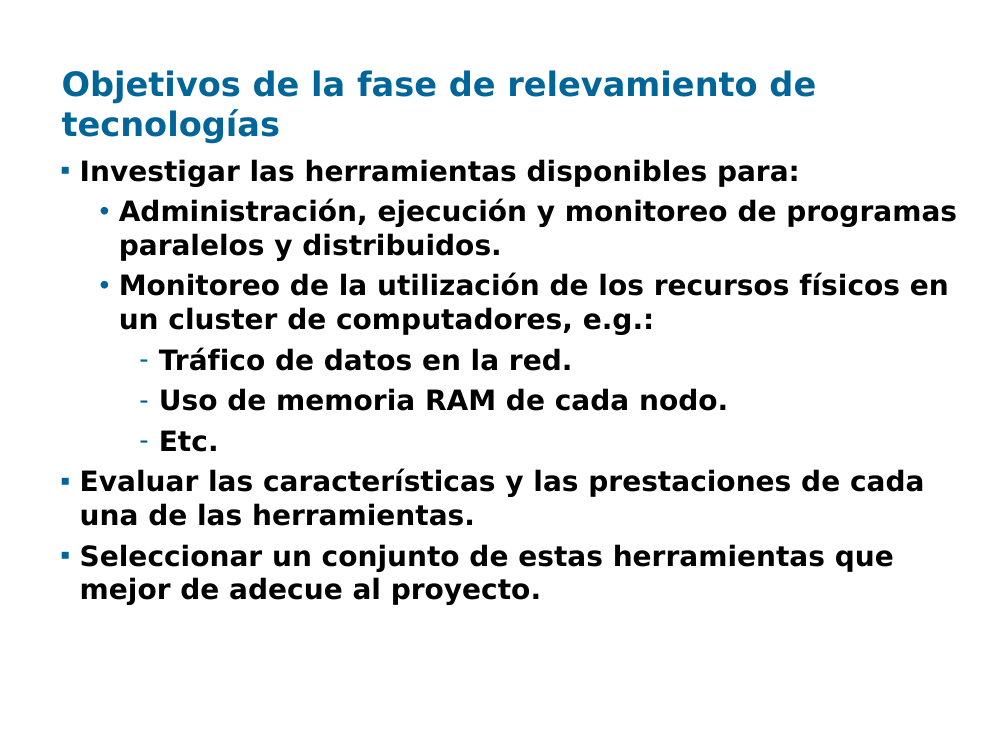
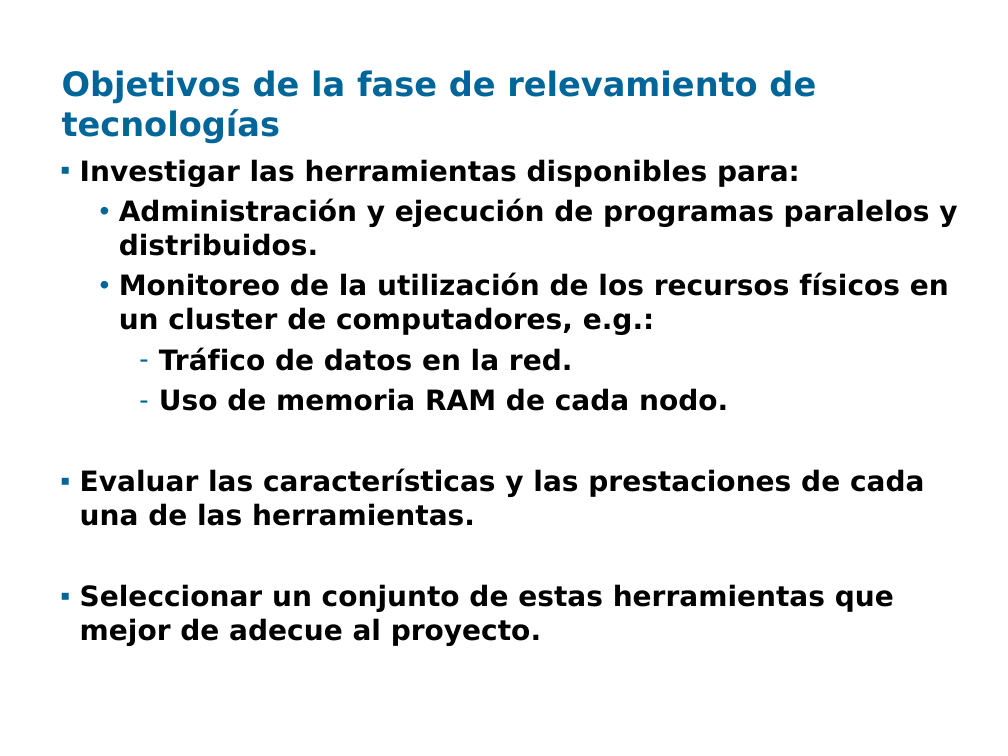
Before and after one commit to santiago-iturriaga/pgruso2007, a slide deck: slide 2 of Documentacion/Presentación Fenton - Santiago.ppt. Drawn at 1008x756 pixels with LibreOffice and Linux fonts; fonts in the diff are those of the drawing; background and template pictures are left out. Boxes give left, top, right and bottom in pixels: in the first picture for what was removed or moved away, otherwise in the second. Text is boxed around its words. In the diff, an @@ line names an element or a change of style, - is before the commit and + after.

```diff
--- a/Documentacion/Presentación Fenton - Santiago.ppt
+++ b/Documentacion/Presentación Fenton - Santiago.ppt
@@ text at [119, 199, 957, 256]: text changed @@
-  • Administración, ejecución y monitoreo de programas paralelos y distribuidos.
+  • Administración y ejecución de programas paralelos y distribuidos.
@@ text at [159, 430, 219, 452]: paragraph removed @@
-    – Etc.
```
Also in this commit, not shown: 7 other slides changed.
